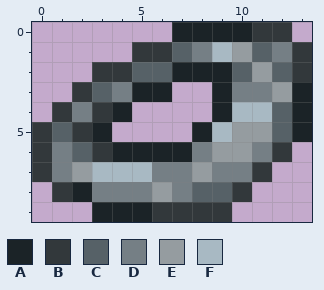
A pixel-art sprite gets an edit: Content/Items/Artifacts/LostBand.png. Above: the version before the commit.
The file is 28x20 pixels, drawn in blocks of 2x2; one block is one cell here.
Palette (. is transparent): A #1b2327  B #32383b  C #566167  D #757f85  E #959ca0  F #a8b9c3
Pixels before, first column x 0:
 0 .......AAAABB.
 1 .....BBCDFECDB
 2 ...BBCCAAACECB
 3 ..BCDAA..ADDEA
 4 .BDBA....AFFCA
 5 BCBA....AFEECA
 6 BDCBAAAADEEDB.
 7 BDEFFFDDEDDB..
 8 .BADDDEDCCB...
 9 ...AAABBBB....
Now the later version:
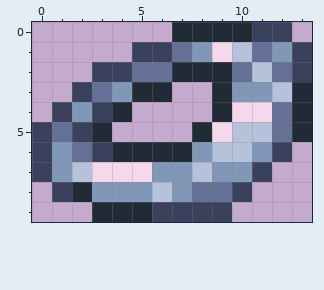
The author wrote: tweak golden necklace and lost band sprites
What changed:
colour A: #1b2327 -> #212b36
colour B: #32383b -> #3a415d
colour C: #566167 -> #647095
colour D: #757f85 -> #8097b8
colour E: #959ca0 -> #b5c2d9
colour F: #a8b9c3 -> #f6d8eb
